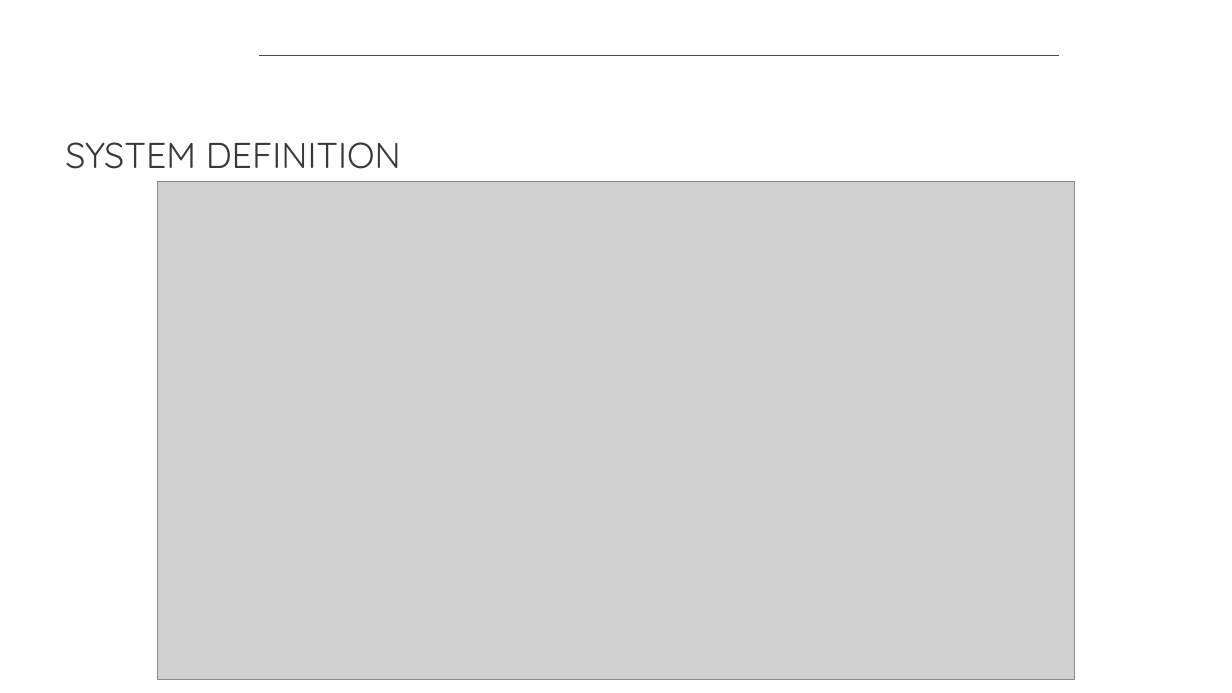
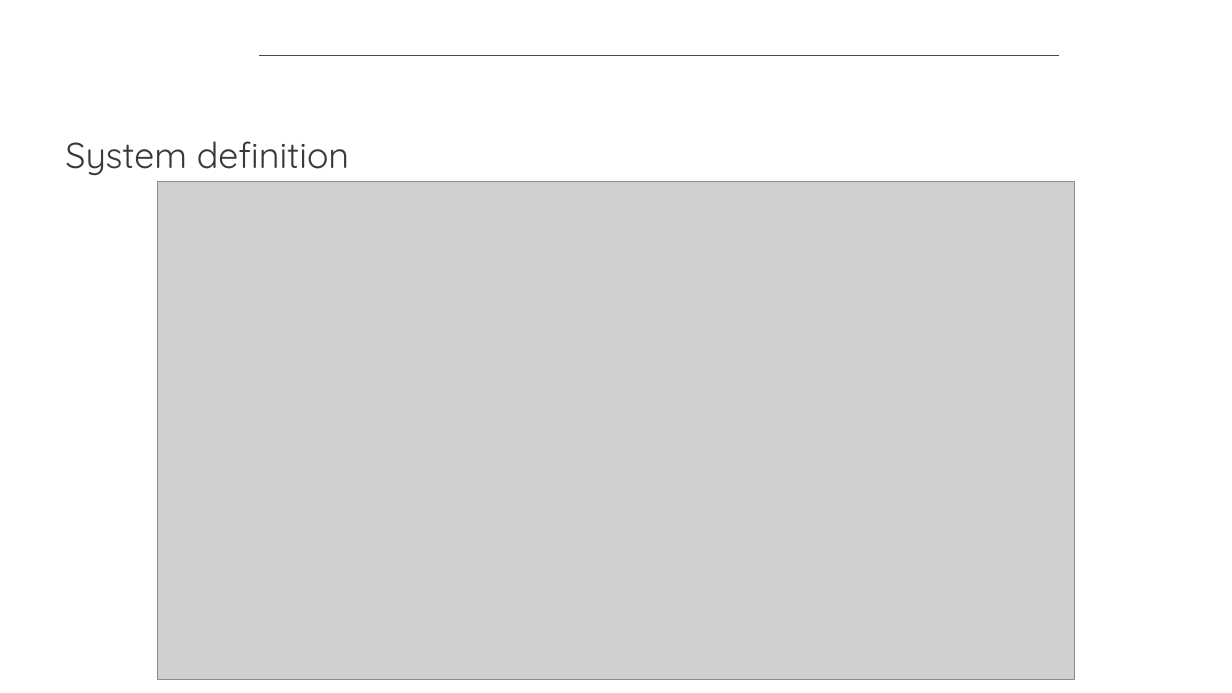
Before and after one commit to isabelapi/PAW_MFA_LCA_2025, a slide deck: slide 3 of presentation/dds_autumn_school_2025_paw_presentation_14-11-2025.pptx. Drawn at 1232x693 pixels with LibreOffice and Linux fonts; fonts in the diff are those of the drawing; grey boxes stand for pictures; background and template pictures are left out. Boxes give left, top, right and bottom in pixels: in the first picture for what was removed or moved away, otherwise in the second. Text is boxed around its words. In the diff, an @@ line names an element or a change of style, - is before the commit and + after.

Commit message:
updated presentation

```diff
--- a/presentation/dds_autumn_school_2025_paw_presentation_14-11-2025.pptx
+++ b/presentation/dds_autumn_school_2025_paw_presentation_14-11-2025.pptx
@@ text at [65, 141, 349, 175]: text changed @@
-SYSTEM DEFINITION
+System definition
```
Also in this commit, not shown: 1 slide added.
